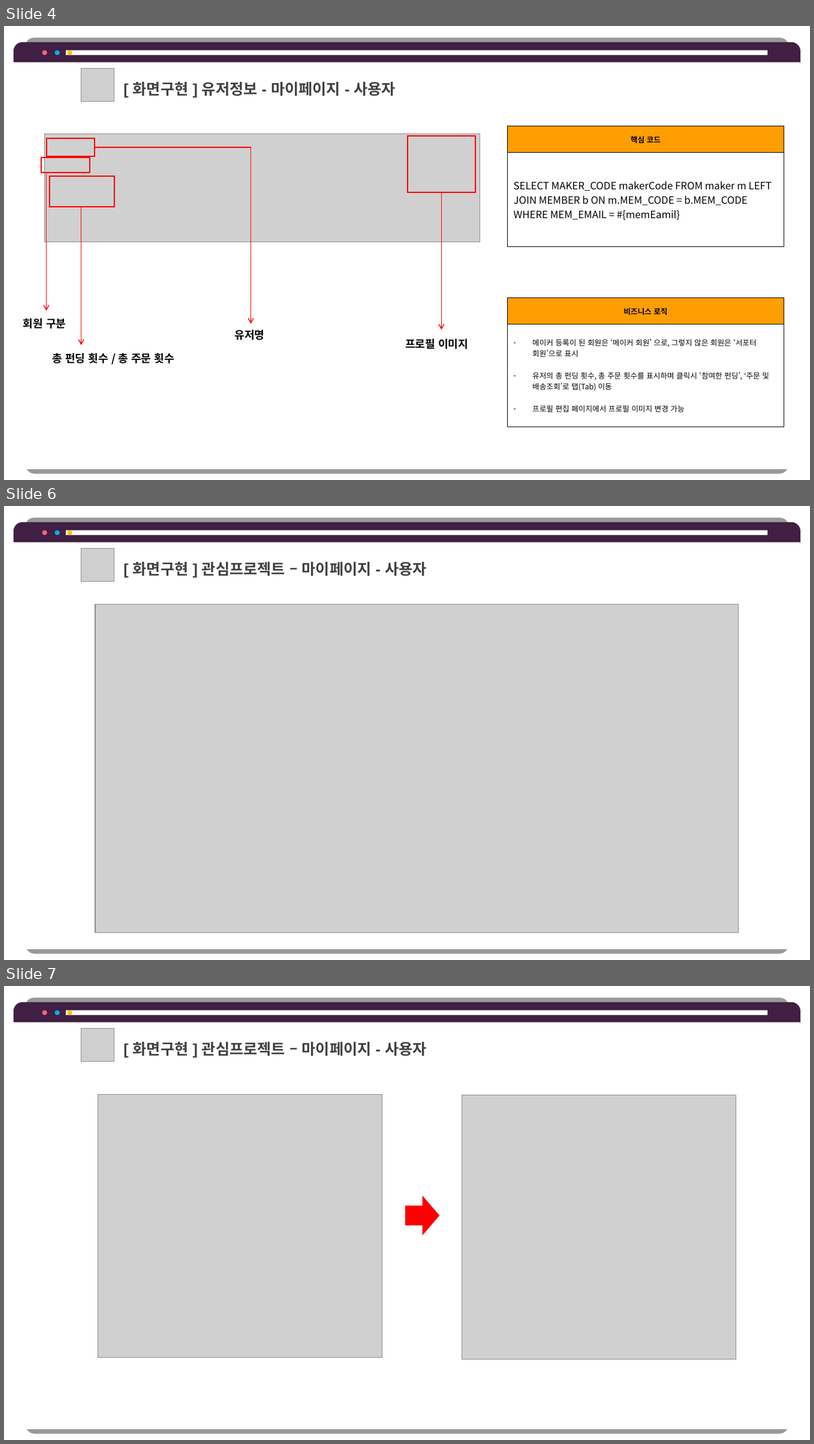
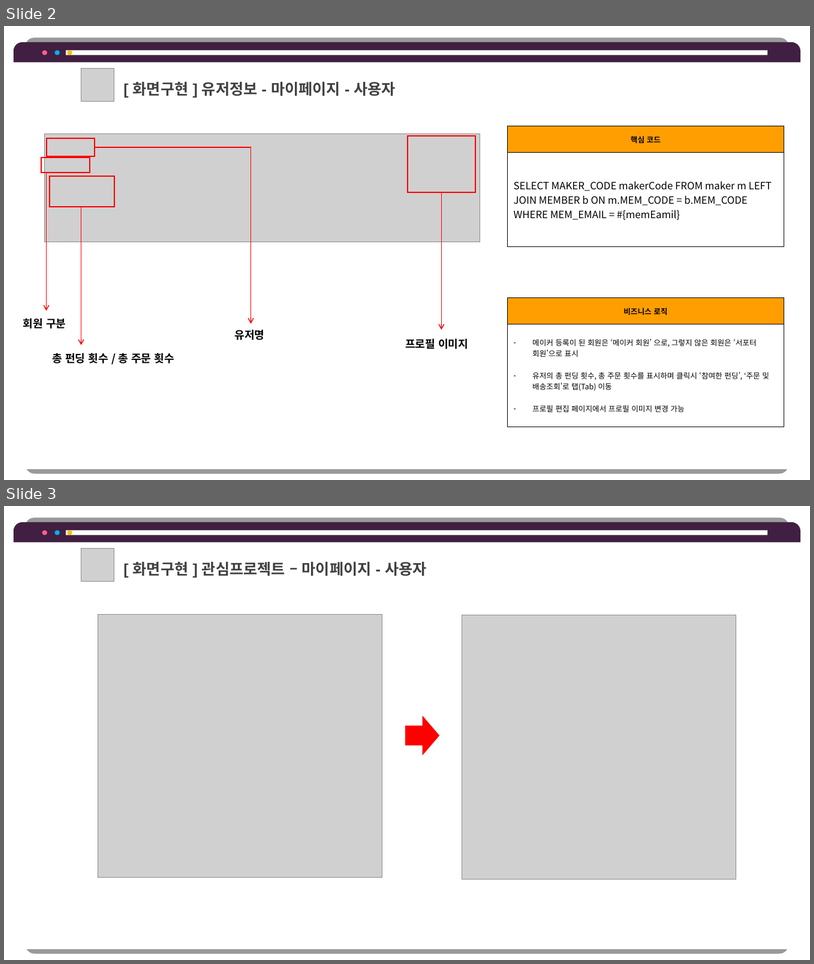
Before and after one commit to hhsw07/ezen-academy-projects, a slide deck: 0 발표용 파워포인트/0608 5차발표/0608 project06 - 파워포인트 - 서희.pptx. Shown one above the other, each under a label of ours: slides 4, 6 and 7 before the commit, slides 2 and 3 after it; the slides between them are not shown. The pictures are 814x1444 and 814x964 pixels, drawn with LibreOffice and Linux fonts; fonts in the diff are those of the drawing; grey boxes stand for pictures. Boxes give left, top, right and bottom in pixels: in the first picture for what was removed or moved away, otherwise in the second. Text is boxed around its words. In the diff, an @@ line names an element or a change of style, - is before the commit and + after.

```diff
--- a/0 발표용 파워포인트/0608 5차발표/0608 project06 - 파워포인트 - 서희.pptx
+++ b/0 발표용 파워포인트/0608 5차발표/0608 project06 - 파워포인트 - 서희.pptx
@@ slide 6 removed at bbox=[4, 506, 810, 960], background #FFFFFF @@
@@ round same rect removed at bbox=[14, 522, 801, 542] @@
@@ ellipse removed at bbox=[42, 530, 47, 535] @@
@@ ellipse removed at bbox=[55, 530, 60, 535] @@
@@ rectangle removed at bbox=[66, 530, 768, 535] @@
@@ ellipse removed at bbox=[68, 530, 72, 535] @@
@@ round same rect removed at bbox=[14, 542, 801, 949] @@
@@ picture removed at bbox=[81, 549, 115, 582] @@
@@ text removed at bbox=[133, 562, 427, 576] @@
-[ 화면구현 ] 관심프로젝트 – 마이페이지 - 사용자
@@ picture removed at bbox=[95, 604, 739, 933] @@
@@ what was slide 4 is now slide 2 @@
@@ what was slide 7 is now slide 3 @@
```
Also in this commit, not shown: 13 other slides removed.
